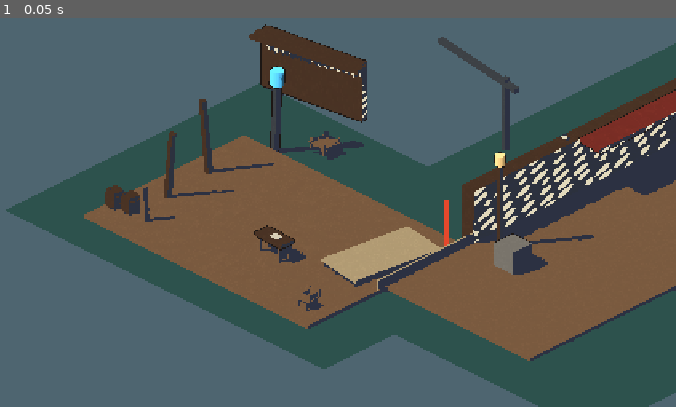
Above: before the commit, frame 1.
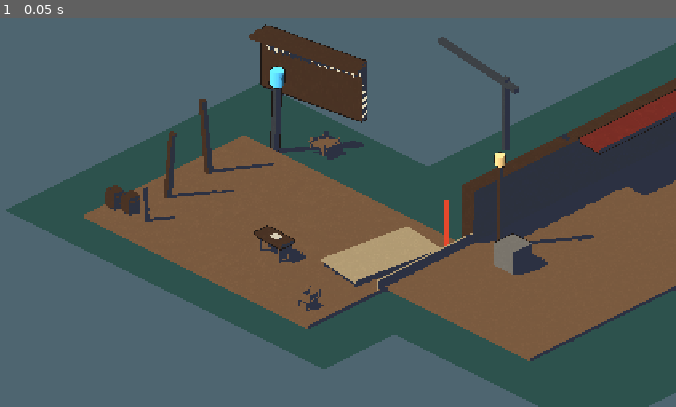
Above: after the commit, the same moment.

Repository: hieuphung41/game-shit
Game: Godot game, scene res://src/world/zone_a_outer_pier.tscn
Same seed, same stepped clock (60 frames per second), same inputs: the game is played once before the commit and once after it. This scene is started directly instead of the project's main scene.
Inputs:
- Up to frame 1 (0.05 s): no input

The runs differ from the first frame. In frame 1, 1.0% of the frame differs, in the area x 69-100%, y 24-58%.

Commit message:
TASK-20261106-94: Khu B — vệt đục thành cụm thưa (mặt nạ cụm trong shader, mặc định tắt) trên mặt tiền (#34)
* WIP TASK-20261106-94 (blocked) — not reviewed

* TASK-20261106-94: Khu B — vệt đục thành cụm thưa (mặt nạ cụm trong shader, mặc định tắt) trên mặt tiền

Đã thêm mặt nạ cụm world-space cho vệt đục, mặc định tắt; riêng mặt tiền B dùng coverage 0.18. Khung Route D nay lấy transform cổng thật, có focus node-relative và ép cập nhật camera trước capture.

Studio-Card: TASK-20261106-94
Studio-Agent: technical-artist

Diff:
--- a/game/art/shaders/toon_matte.gdshader
+++ b/game/art/shaders/toon_matte.gdshader
@@ -21,6 +21,12 @@
 // library materials that already use this shader.
 uniform float hatch_irregularity : hint_range(0.0, 1.0) = 0.0;
 uniform float hatch_dash_frequency : hint_range(0.20, 1.20) = 0.82;
+// Broad walls can opt into a low-frequency, world-space cell mask. It keeps
+// the chiselled lines in a few hard-edged groups instead of decorating every
+// part of the shadow band. Default off preserves every existing material.
+uniform bool hatch_cluster_enabled = false;
+uniform float hatch_cluster_coverage : hint_range(0.0, 1.0) = 1.0;
+uniform float hatch_cluster_cell_size : hint_range(1.5, 3.0) = 2.4;
 // Lighter materials cut toward ink; dark materials may cut toward paper so
 // their sparse relief remains distinct inside the indigo shadow band.
 uniform vec3 hatch_gouge_colour : source_color = vec3(0.121569, 0.101961, 0.090196);
@@ -103,6 +109,20 @@
 		+ hatch_plane(position.xy, hatch_density) * weights.z;
 }
 
+float hatch_cluster_plane(vec2 plane) {
+	vec2 cell = floor(plane / hatch_cluster_cell_size);
+	float cluster_seed = hash21(cell + vec2(1.0, 63.0));
+	return step(1.0 - hatch_cluster_coverage, cluster_seed);
+}
+
+float triplanar_hatch_cluster(vec3 position, vec3 normal) {
+	vec3 weights = pow(abs(normalize(normal)), vec3(4.0));
+	weights /= max(weights.x + weights.y + weights.z, 0.0001);
+	return hatch_cluster_plane(position.yz) * weights.x
+		+ hatch_cluster_plane(position.xz) * weights.y
+		+ hatch_cluster_plane(position.xy) * weights.z;
+}
+
 void vertex() {
 	world_position = (MODEL_MATRIX * vec4(VERTEX, 1.0)).xyz;
 	world_normal = normalize(MODEL_NORMAL_MATRIX * NORMAL);
@@ -110,7 +130,8 @@
 
 void fragment() {
 	paper_mark = paper_grain_enabled ? triplanar_paper(world_position, world_normal) : 0.0;
-	hatch_mark = hatch_enabled ? triplanar_hatch(world_position, world_normal) : 0.0;
+	float hatch_cluster = hatch_cluster_enabled ? triplanar_hatch_cluster(world_position, world_normal) : 1.0;
+	hatch_mark = hatch_enabled ? triplanar_hatch(world_position, world_normal) * hatch_cluster : 0.0;
 	ALBEDO = clamp(albedo_color.rgb * (1.0 + paper_mark * paper_grain_strength), vec3(0.0), vec3(1.0));
 	ROUGHNESS = 1.0;
 }
--- a/game/src/lookdev/zone_b_lookdev_capture.gd
+++ b/game/src/lookdev/zone_b_lookdev_capture.gd
@@ -6,6 +6,12 @@
 const PROBE_GROUP := &"zone_b_lookdev_probe"
 const PROBE_SURFACE_OFFSET := 0.04
 const TRIANGLE_EPSILON := 0.00001
+const CAPTURE_CAMERA_OFFSET := Vector3(15.45, 13.05, 11.6)
+const ROUTE_D_CAPTURE_CAMERA_OFFSET := Vector3(7.35, 6.0, 7.35)
+const ROUTE_D_CAPTURE_FOCUS_OFFSET := Vector3(0.0, 0.3, -1.7)
+const ROUTE_D_CAPTURE_CAMERA_SIZE := 7.0
+const B_ENTRY_PATH := ^"BEntry"
+const BLOCKED_ROUTE_D_PATH := ^"BlockedRouteD"
 const RETRIEVER_SCENE := preload("res://src/player/retriever.tscn")
 const ENVIRONMENT := preload("res://art/env_default.tres")
 const BACKGROUND_PROBE_PIXEL := Vector2(96.0, 96.0)
@@ -34,7 +40,10 @@
 	add_child(sun)
 	_camera = Camera3D.new()
 	_camera.name = "CameraIsometric"
-	_camera.position = Vector3(18.45, 14.0, 10.6)
+	var b_entry := get_node_or_null(B_ENTRY_PATH) as Node3D
+	if b_entry == null:
+		push_error("Zone B look-dev capture requires BEntry")
+		return
 	_camera.rotation_degrees = Vector3(-30.0, 45.0, 0.0)
 	_camera.projection = Camera3D.PROJECTION_ORTHOGONAL
 	_camera.size = 20.0
@@ -42,6 +51,7 @@
 	_camera.far = 80.0
 	_camera.current = true
 	add_child(_camera)
+	_camera.global_position = b_entry.global_position + CAPTURE_CAMERA_OFFSET
 	var retriever := RETRIEVER_SCENE.instantiate() as CharacterBody3D
 	retriever.position = Vector3(3.0, 0.95, -1.0)
 	add_child(retriever)
@@ -74,9 +84,47 @@
 		var phone_image := game_image.duplicate()
 		phone_image.resize(PHONE_WIDTH, PHONE_HEIGHT, Image.INTERPOLATE_NEAREST)
 		result = phone_image.save_png(capture_directory.path_join("zone_b_phone.png"))
+	if result == OK:
+		result = await _capture_blocked_route_d(capture_directory)
 	if result != OK:
 		push_error("Could not save Zone B capture(s): %s" % error_string(result))
 	get_tree().quit(0 if result == OK else 1)
+
+
+func _capture_blocked_route_d(capture_directory: String) -> Error:
+	if not _position_camera_at_blocked_route_d():
+		return ERR_DOES_NOT_EXIST
+	await get_tree().process_frame
+	await get_tree().process_frame
+	RenderingServer.force_sync()
+	var route_image := get_viewport().get_texture().get_image()
+	if route_image == null:
+		push_error("Route D capture needs an active rendering viewport")
+		return ERR_UNAVAILABLE
+	var result := route_image.save_png(capture_directory.path_join("zone_b_route_d_game.png"))
+	if result == OK:
+		result = _grayscale(route_image).save_png(capture_directory.path_join("zone_b_route_d_gray.png"))
+	if result == OK:
+		var phone_image := route_image.duplicate()
+		phone_image.resize(PHONE_WIDTH, PHONE_HEIGHT, Image.INTERPOLATE_NEAREST)
+		result = phone_image.save_png(capture_directory.path_join("zone_b_route_d_phone.png"))
+	return result
+
+
+func _position_camera_at_blocked_route_d() -> bool:
+	var blocked_route := get_node_or_null(BLOCKED_ROUTE_D_PATH) as Node3D
+	if blocked_route == null:
+		push_error("Zone B look-dev capture requires BlockedRouteD")
+		return false
+	# Keep the locked isometric angle, but frame the actual gate node rather than
+	# reusing the wide Zone B composition. Center one and seven-tenths metres
+	# through the gate so the complete gate stays in the lower half while its water
+	# gap and warehouse silhouette remain inside the same orthographic frame.
+	_camera.size = ROUTE_D_CAPTURE_CAMERA_SIZE
+	_camera.global_position = blocked_route.global_position + ROUTE_D_CAPTURE_FOCUS_OFFSET + ROUTE_D_CAPTURE_CAMERA_OFFSET
+	_camera.make_current()
+	_camera.force_update_transform()
+	return true
 
 
 func _write_projected_probe(image: Image, capture_directory: String) -> Error:
--- a/game/src/world/zone_b_flooded_market.tscn
+++ b/game/src/world/zone_b_flooded_market.tscn
@@ -93,11 +93,14 @@
 shader_parameter/paper_fiber_scale = 7.0
 shader_parameter/paper_speckle_density = 5.0
 shader_parameter/hatch_enabled = true
-shader_parameter/hatch_density = 2.0
-shader_parameter/hatch_line_width = 0.28
-shader_parameter/hatch_strength = 0.9
+shader_parameter/hatch_density = 2.4
+shader_parameter/hatch_line_width = 0.1
+shader_parameter/hatch_strength = 0.6
 shader_parameter/hatch_irregularity = 1.0
-shader_parameter/hatch_dash_frequency = 0.42
+shader_parameter/hatch_dash_frequency = 0.33
+shader_parameter/hatch_cluster_enabled = true
+shader_parameter/hatch_cluster_coverage = 0.18
+shader_parameter/hatch_cluster_cell_size = 2.4
 shader_parameter/hatch_gouge_colour = Color(0.92549, 0.890196, 0.811765, 1)
 
 [sub_resource type="ShaderMaterial" id="BAwningWoodcut"]
@@ -109,12 +112,12 @@
 shader_parameter/paper_grain_strength = 0.06
 shader_parameter/paper_fiber_scale = 7.0
 shader_parameter/paper_speckle_density = 5.0
-shader_parameter/hatch_enabled = true
+shader_parameter/hatch_enabled = false
 shader_parameter/hatch_density = 2.4
-shader_parameter/hatch_line_width = 0.24
-shader_parameter/hatch_strength = 0.9
+shader_parameter/hatch_line_width = 0.1
+shader_parameter/hatch_strength = 0.6
 shader_parameter/hatch_irregularity = 1.0
-shader_parameter/hatch_dash_frequency = 0.46
+shader_parameter/hatch_dash_frequency = 0.33
 shader_parameter/hatch_gouge_colour = Color(0.92549, 0.890196, 0.811765, 1)
 
 [sub_resource type="BoxMesh" id="BlockedGateSlatMesh"]
@@ -501,7 +504,7 @@
 position = Vector3(4.75, 2.0, -35.25)
 rotation_degrees = Vector3(0, -3, 0)
 mesh = SubResource("DistantWarehouseMesh")
-material_override = SubResource("BFacadeWoodcut")
+material_override = ExtResource("3_wood_dark")
 material_overlay = SubResource("InkLandmark")
 metadata/greybox_role = "route_d_distant_warehouse_silhouette_placeholder"
 
--- a/game/tests/unit/test_art_library.gd
+++ b/game/tests/unit/test_art_library.gd
@@ -32,6 +32,8 @@
 		t.eq(material.get_shader_parameter("paper_grain_strength"), GRAIN_STRENGTH, "%s keeps visible 4 percent grain" % path)
 		t.ok(material.get_shader_parameter("hatch_enabled") is bool, "%s exposes the hatch toggle" % path)
 		t.ok(float(material.get_shader_parameter("hatch_density")) >= 2.0, "%s exposes hatch density" % path)
+		var cluster_enabled = material.get_shader_parameter("hatch_cluster_enabled")
+		t.ok(cluster_enabled == null or cluster_enabled == false, "%s keeps sparse gouge clusters opt-in through the shader default" % path)
 	var water := load("res://art/materials/water_wet.tres") as ShaderMaterial
 	if t.ok(water != null, "water_wet loads as a printed ShaderMaterial"):
 		t.ok(water.shader != null, "water_wet uses the printed-water shader")
@@ -63,6 +65,10 @@
 	t.ok("triplanar_paper" in code, "paper grain is triplanar and world-space")
 	t.ok("paper_fiber_scale" in code and "paper_speckle_density" in code, "paper grain has fibre and speckle controls")
 	t.ok("hatch_enabled" in code and "hatch_density" in code and "hatch_line_width" in code and "hatch_gouge_colour" in code, "hatch can be enabled, coloured, and tuned per material")
+	t.ok("uniform bool hatch_cluster_enabled = false;" in code, "sparse gouge clusters default off for every existing material")
+	t.ok("hatch_cluster_coverage : hint_range(0.0, 1.0) = 1.0" in code and "hatch_cluster_cell_size : hint_range(1.5, 3.0) = 2.4" in code, "cluster mask exposes bounded coverage and metre-scale cells")
+	t.ok("float hatch_cluster_plane(vec2 plane)" in code and "floor(plane / hatch_cluster_cell_size)" in code, "cluster mask is hard-edged and world-space")
+	t.ok("triplanar_hatch(world_position, world_normal) * hatch_cluster" in code, "cluster mask limits the world-space hatch rather than changing its stroke shape")
 	t.ok("hatch_irregularity : hint_range(0.0, 1.0) = 0.0" in code, "new hand-cut variation defaults to the legacy hatch output")
 	t.ok("hatch_dash_frequency : hint_range(0.20, 1.20) = 0.82" in code, "new gouge cadence defaults to the legacy hatch spacing")
 	t.ok("float cut_length = mix(0.44, 0.99, cut_seed);" in code, "opt-in gouges span at least a two-to-one length range")
--- a/game/tests/unit/test_world_zone_b_flooded_market.gd
+++ b/game/tests/unit/test_world_zone_b_flooded_market.gd
@@ -127,8 +127,43 @@
 			t.eq(danger_probe.get_meta("expected_hex"), "#E5482D", "Lane probe measures signal danger rather than the wood floor")
 			t.eq(danger_probe.get_meta("surface_path"), "ChargeLaneTelegraph/LeftEdge", "Lane probe ray-checks the active signal edge")
 			t.eq(danger_probe.get_meta("tolerance"), 5.0, "Lane probe allows at most DeltaE 5 on the opaque danger core")
+		var blocked_route := zone.get_node_or_null("BlockedRouteD") as Node3D
+		if blocked_route != null:
+			blocked_route.position += Vector3(0.25, 0.0, -0.5)
+			t.ok(bool(zone.call("_position_camera_at_blocked_route_d")), "Route D capture resolves the blocked-gate node")
+			t.ok((camera.global_position - blocked_route.global_position).is_equal_approx(Vector3(7.35, 6.3, 5.65)), "Route D camera follows the actual blocked-gate transform and frames the closure beyond it")
+			t.eq(camera.size, 7.0, "Route D capture gives the gate closure evidence readable phone-scale framing")
 	var lane := zone.get_node_or_null("ChargeLaneTelegraph") as Node3D
 	t.ok(lane != null and lane.get_meta("visual_role") == "signal_danger_floor_telegraph", "B lane uses the signal-only charge telegraph")
 	zone.queue_free()
 	await t.tree.process_frame
 	return true
+
+
+func test_zone_b_facade_cuts_stay_sparse_and_irregular(t) -> bool:
+	var scene := load(SCENE_PATH) as PackedScene
+	if not t.ok(scene != null, "Zone B scene loads for facade woodcut checks"):
+		return true
+	var zone := scene.instantiate() as Node3D
+	t.tree.root.add_child(zone)
+	await t.tree.process_frame
+	var facade := zone.get_node_or_null("WestFacade/Wall") as MeshInstance3D
+	var material := facade.material_override as ShaderMaterial if facade != null else null
+	t.ok(material != null, "Zone B facade uses the sparse shadow-cut material")
+	if material != null:
+		t.eq(material.get_shader_parameter("hatch_density"), 2.4, "Facade makes only a few paper-coloured shadow gouges visible at game scale")
+		t.eq(material.get_shader_parameter("hatch_line_width"), 0.1, "Facade cuts leave broad unmarked shadow between narrow strokes")
+		t.eq(material.get_shader_parameter("hatch_strength"), 0.6, "Facade cuts remain restrained relief rather than a full pattern")
+		t.eq(material.get_shader_parameter("hatch_irregularity"), 1.0, "Facade cuts retain varied hard-edged lengths")
+		t.eq(material.get_shader_parameter("hatch_dash_frequency"), 0.33, "Facade cuts form isolated long marks instead of a repeated cadence")
+		t.eq(material.get_shader_parameter("hatch_cluster_enabled"), true, "Facade alone opts into sparse world-space gouge clusters")
+		t.eq(material.get_shader_parameter("hatch_cluster_coverage"), 0.18, "Facade clusters mark at most roughly one fifth of the shadow band")
+		t.eq(material.get_shader_parameter("hatch_cluster_cell_size"), 2.4, "Facade clusters use metre-scale world cells")
+	var awning := zone.get_node_or_null("WestFacade/AwningB") as MeshInstance3D
+	var awning_material := awning.material_override as ShaderMaterial if awning != null else null
+	t.ok(awning_material != null, "Zone B awning keeps its plain canvas material")
+	if awning_material != null:
+		t.eq(awning_material.get_shader_parameter("hatch_enabled"), false, "Awning remains plain so only the broad shadow facade carries sparse gouges")
+	zone.queue_free()
+	await t.tree.process_frame
+	return true
Not shown, changed: docs/art/lookdev.md
Not shown, changed: tools/lookdev_capture.sh
